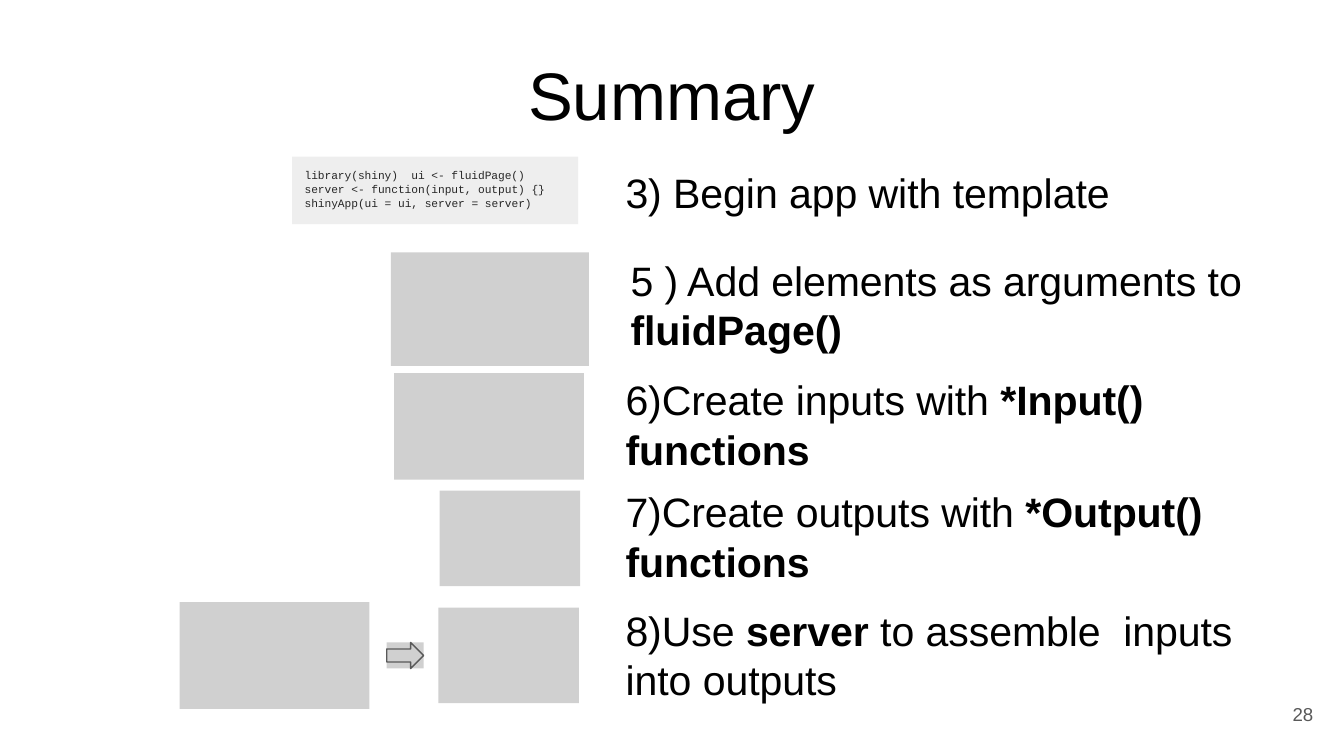
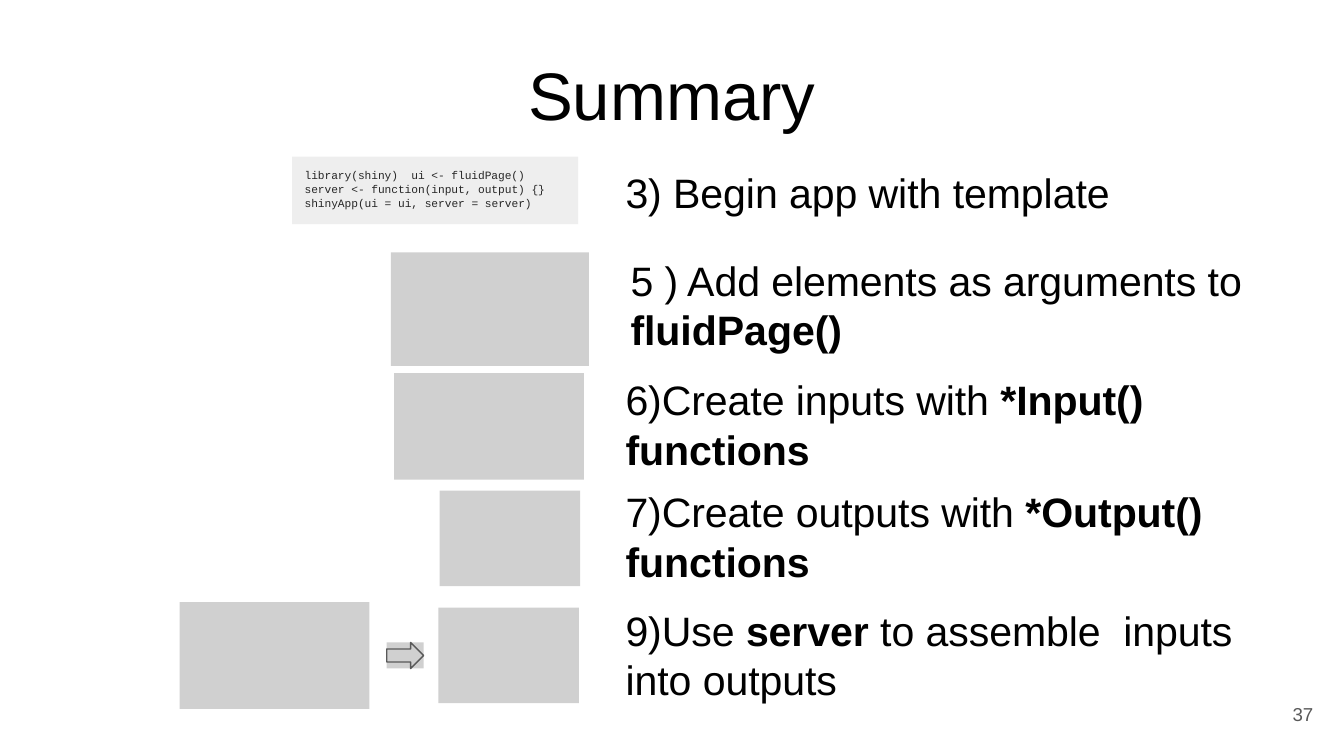
Before and after one commit to WHOIGit/Rshinypresentation, a slide deck: slide 37 of shinyRpresentation.odp (slide 28 before the commit). Drawn at 1344x756 pixels with LibreOffice and Linux fonts; fonts in the diff are those of the drawing; grey boxes stand for pictures. Boxes give left, top, right and bottom in pixels: in the first picture for what was removed or moved away, otherwise in the second. Text is boxed around its words. In the diff, an @@ line names an element or a change of style, - is before the commit and + after.

```diff
--- a/shinyRpresentation.odp
+++ b/shinyRpresentation.odp
@@ text at [626,616,1232,703]: text changed @@
-8)Use server to assemble inputs into outputs
+9)Use server to assemble inputs into outputs
@@ page number at [1293,708,1314,721]: text changed @@
-28
+37
```
Also in this commit, not shown: 28 other slides changed, 10 slides added, 7 slides removed, 8 other files.
